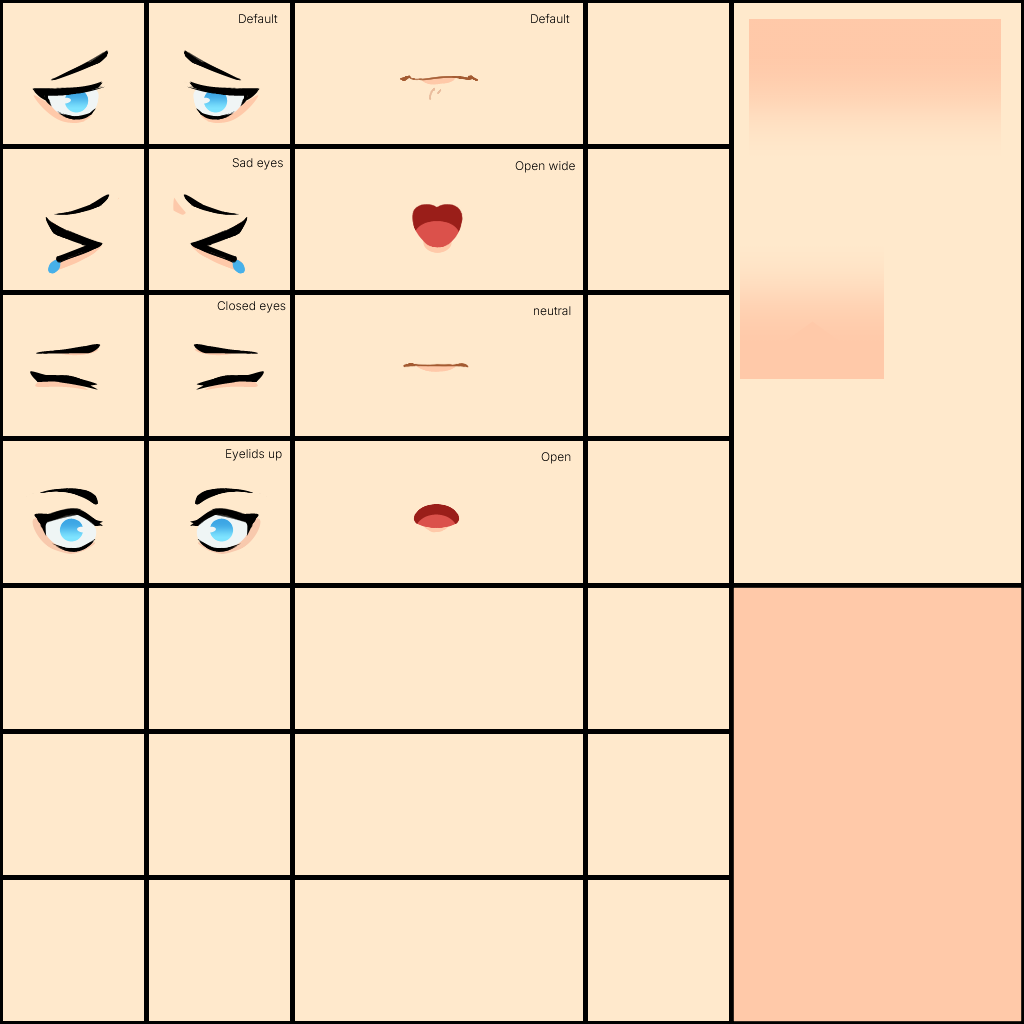
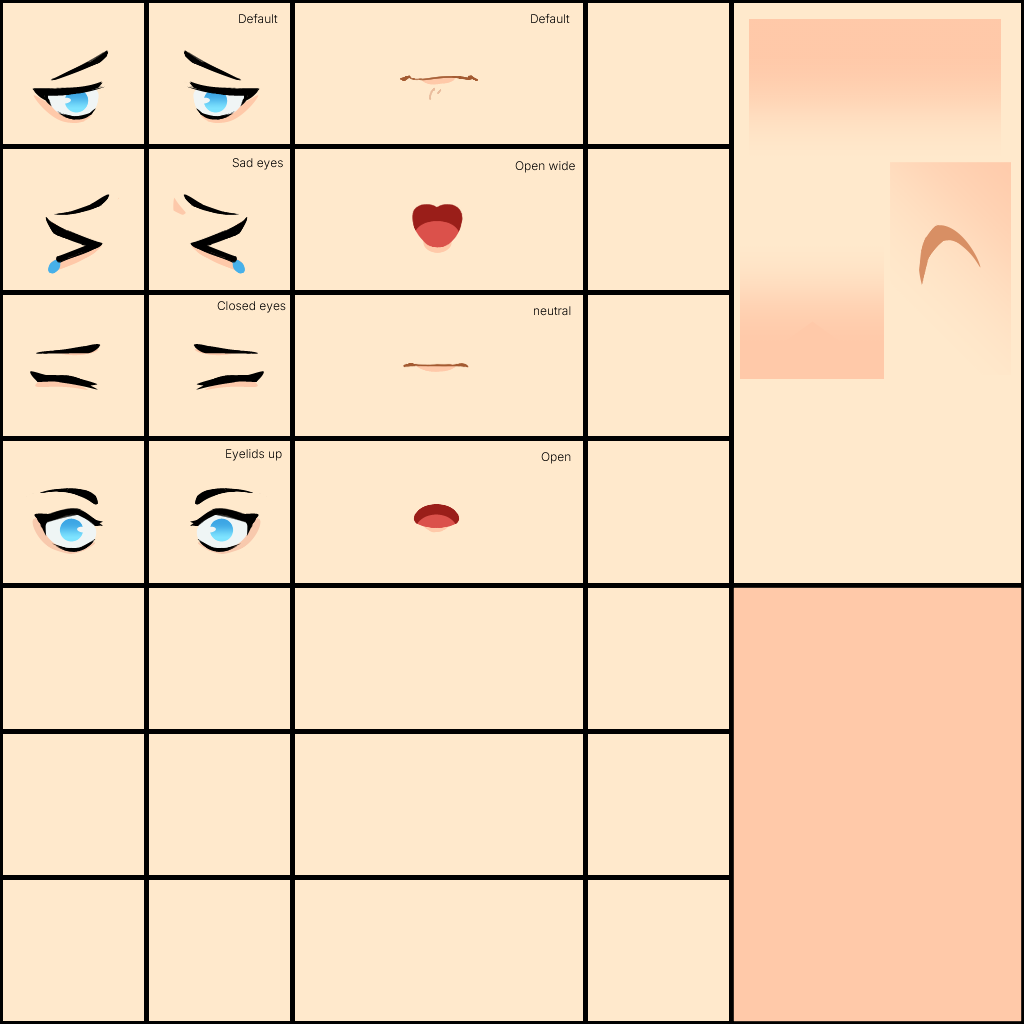
Comparing the layer stacks of the two (1024, 1024) images. Changes:
added group "Ear Copy" with 2 layers above "Mouth Open" over [890, 162, 1011, 375]
added layer "Ear Copy 2" in group "Ear Copy" over [919, 217, 983, 286]
added layer "Layer 11 Copy 2" in group "Ear Copy" over [890, 162, 1011, 375]
